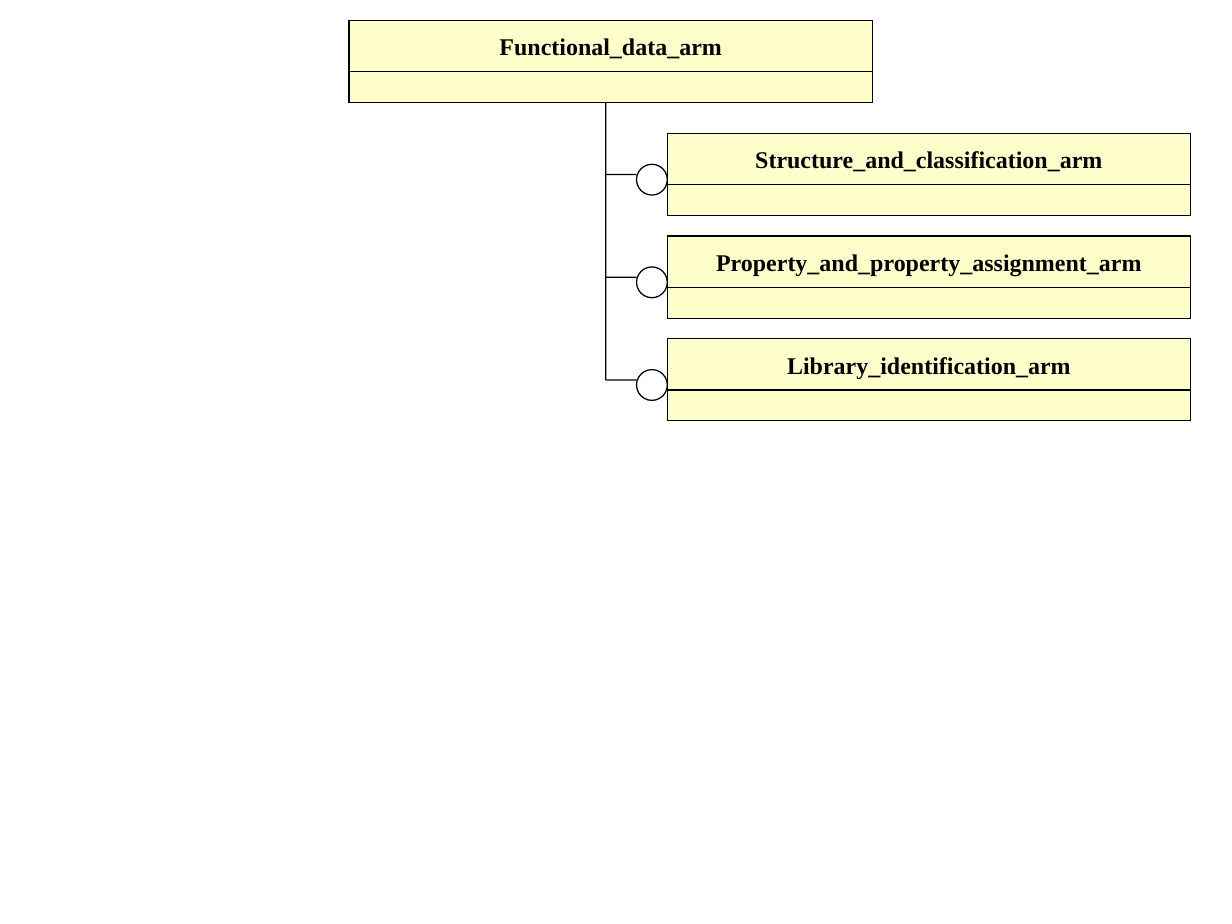
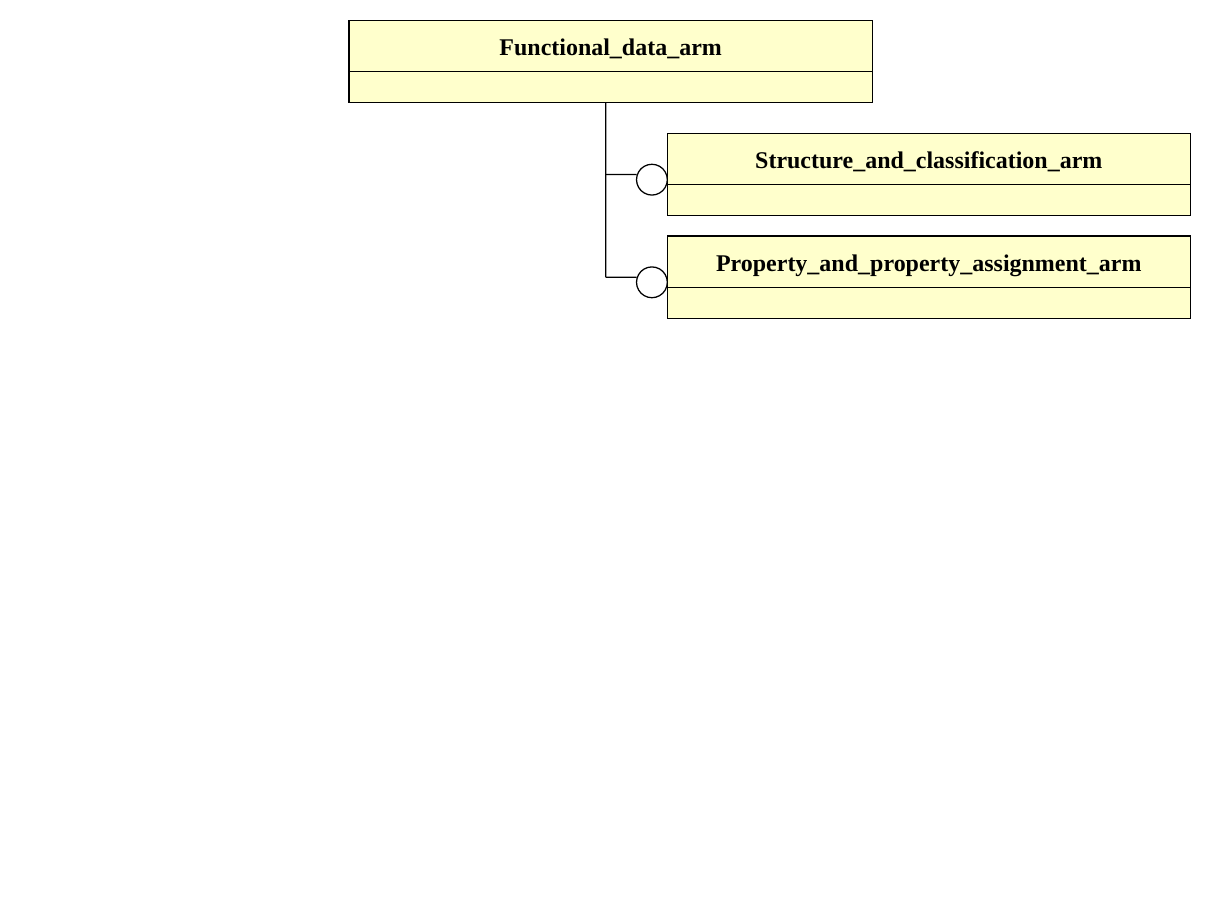
Before and after one commit to starseeker/stepmod_mirror, a slide deck: slide 1 of data/modules/functional_data/functional_data.ppt. Drawn at 1232x924 pixels with LibreOffice and Linux fonts; fonts in the diff are those of the drawing. Boxes give left, top, right and bottom in pixels: in the first picture for what was removed or moved away, otherwise in the second. Text is boxed around its words. In the diff, an @@ line names an element or a change of style, - is before the commit and + after.

```diff
--- a/data/modules/functional_data/functional_data.ppt
+++ b/data/modules/functional_data/functional_data.ppt
@@ line moved from (606, 379) - (606, 102) to (606, 277) - (606, 102) @@
@@ rectangle removed at [668, 339, 1191, 391] @@
-Library_identification_arm
@@ line removed from (606, 379) to (637, 379) @@
@@ ellipse removed at [637, 370, 668, 400] @@
@@ rectangle removed at [668, 391, 1191, 421] @@
```
Also in this commit, not shown: 1 other slide changed, 8 slides added, 23 other files.
